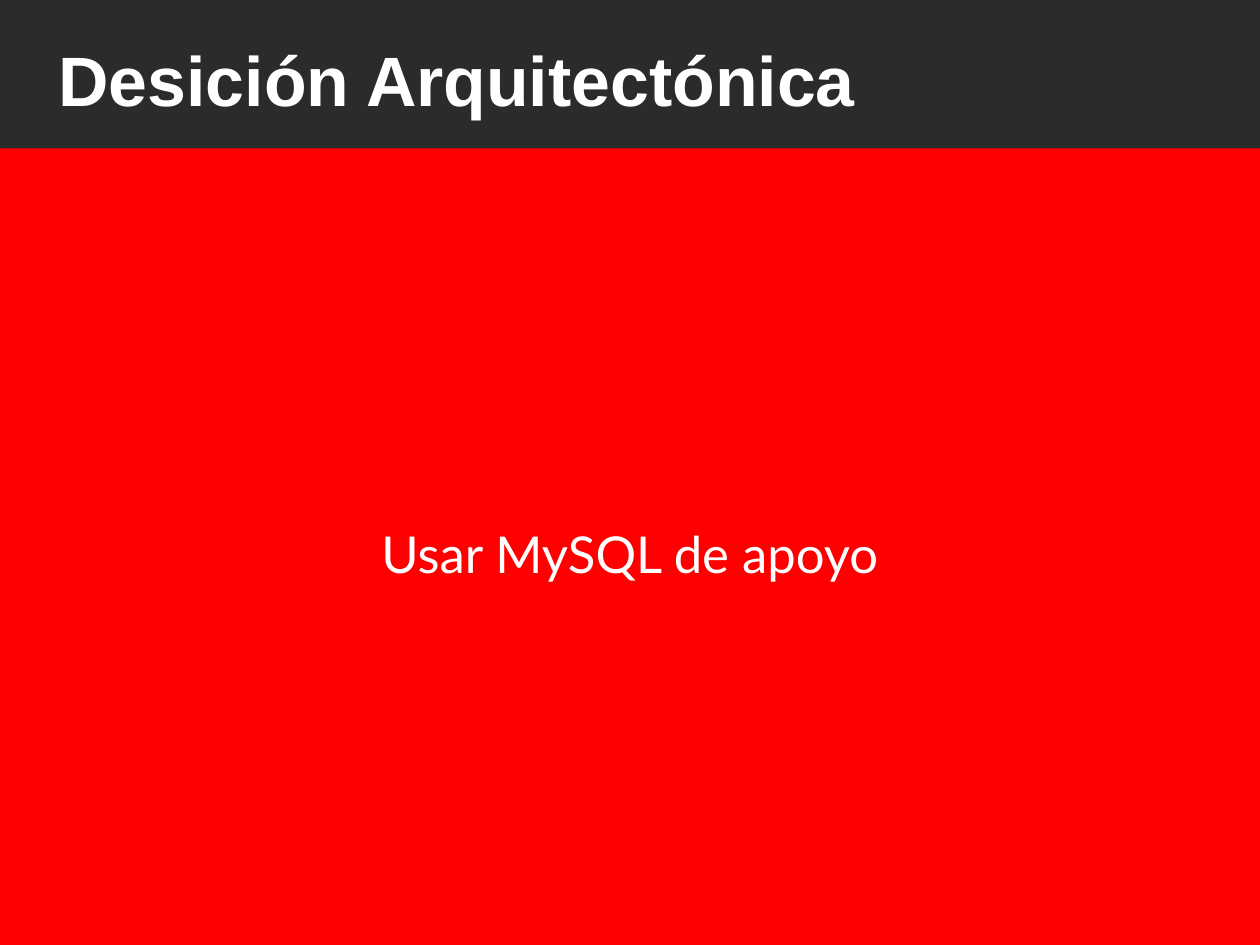
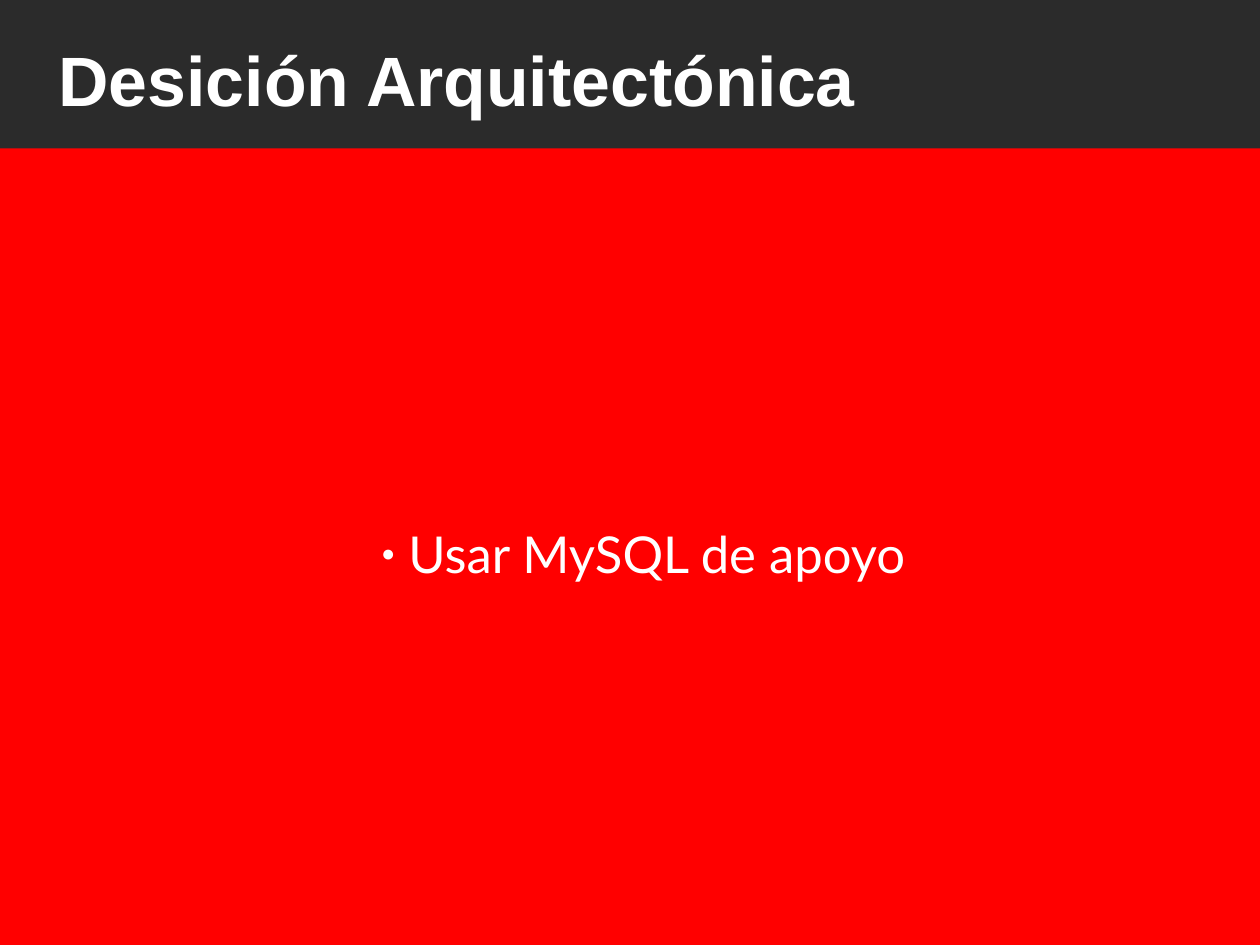
Before and after one commit to ervin45/proyectofinal, a slide deck: slide 19 of doc/material_para_la_catedra/presentacion_final/presentacion_final.odp (slide 15 before the commit). Drawn at 1260x945 pixels with LibreOffice and Linux fonts; fonts in the diff are those of the drawing; background and template pictures are left out; a plain dark background stands for a picture behind light text. Boxes give left, top, right and bottom in pixels: in the first picture for what was removed or moved away, otherwise in the second. Text is boxed around its words. In the diff, an @@ line names an element or a change of style, - is before the commit and + after.

```diff
--- a/doc/material_para_la_catedra/presentacion_final/presentacion_final.odp
+++ b/doc/material_para_la_catedra/presentacion_final/presentacion_final.odp
@@ subtitle "Usar MySQL de apoyo" at [0,149,1260,945]: bullet none to ●; list level 1 to 2 in "Usar MySQL de apoyo" @@
```
Also in this commit, not shown: 14 other slides changed, 11 slides added, 7 slides removed, 24 other files.
